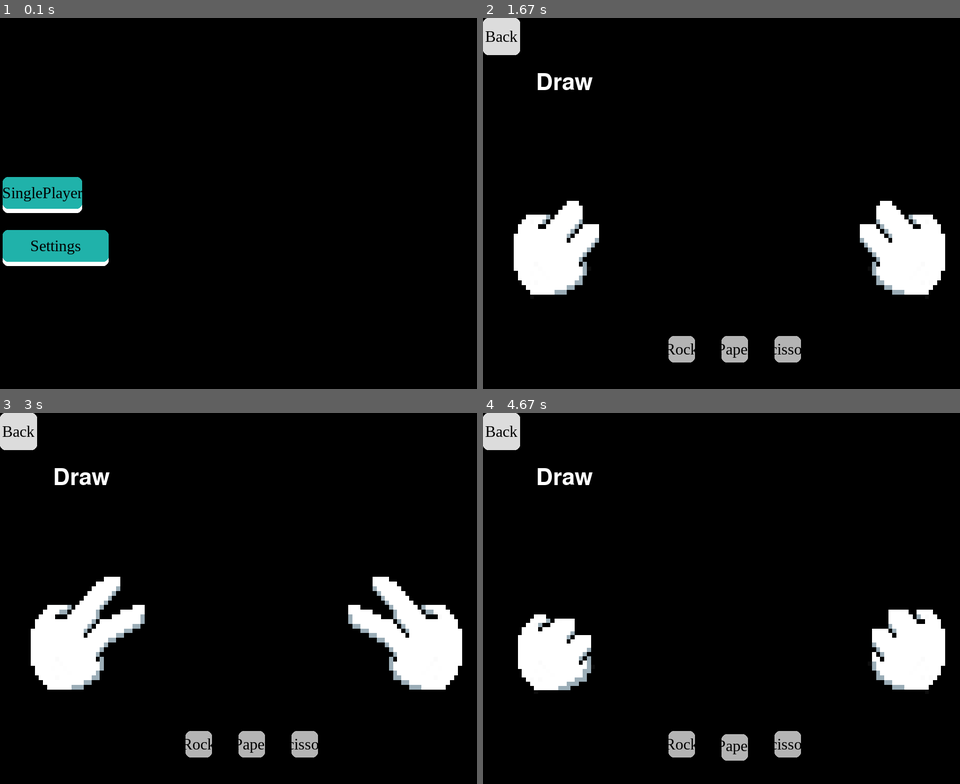
Above: before the commit, frames 1-4 (two rows, left to right).
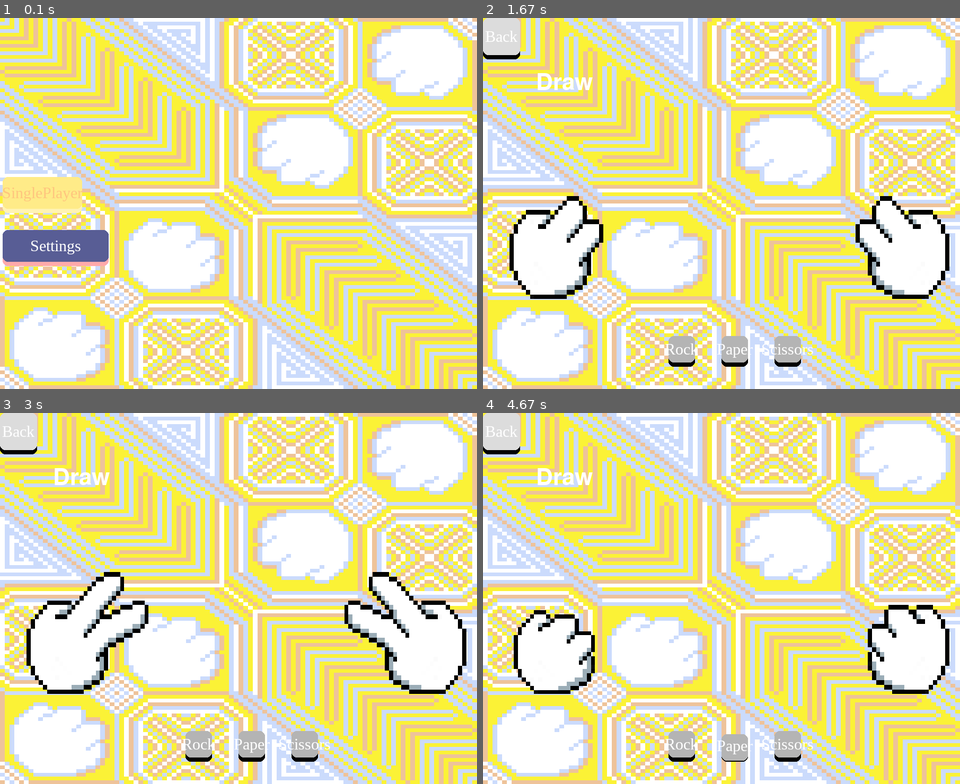
Above: after the commit, the same moments.

Repository: daoduylam2008/RockPaperScissoPygame
Game: pygame game, started from test1.py
Two runs of this game, one before a commit and one after it. Both use one fixed random seed, a clock stepped at 60 frames per second and the inputs below.
Inputs:
- Up to frame 1 (0.1 s): no input
- Up to frame 2 (1.67 s): click "SinglePlayer" at 0.38 s; click "Rock" at 0.72 s; click "Paper" at 1.05 s; click "Scissors" at 1.38 s
- Up to frame 3 (3 s): click "Scissors" at 1.72 s
- Up to frame 4 (4.67 s): click "Rock" at 3.15 s; click "Paper" at 4.58 s

The runs differ from the first frame. In frame 1, 100% of the frame differs, in the area x 0-100%, y 0-100%; in frame 2, 90%; in frame 3, 88%; in frame 4, 91%.

Commit message:
update+ optimize

Diff:
--- a/test1.py
+++ b/test1.py
@@ -31,35 +31,59 @@
         self.width = width
         self.height = height
 
-        self.button_singleplay = uix.Button(surface, (self.width//160,300, 150, 60),text = 'SinglePlayer',color= (32,178,170),bottom_rect_color=(255,255,255))
-        self.button_setting = uix.Button(surface,(self.width//160,400,200,60),text = 'Settings',color= (32,178,170),bottom_rect_color=(255,255,255))
+        self.button_singleplay = uix.Button(surface, (self.width//160,300, 150, 60),text = 'SinglePlayer',color= (255,235,136),bottom_rect_color=(255,243,180),text_color = (255,197,126))
+        self.button_setting = uix.Button(surface,(self.width//160,400,200,60),text = 'Settings',color= (88,93,149),bottom_rect_color=(255,170,170))
 
         self.groupWidget = uix.GroupWidget()
         self.groupWidget.widgets.append(self.button_singleplay)
         self.groupWidget.widgets.append(self.button_setting)
+
+
     def create_widgets(self):
         self.groupWidget.create_widget()
 
     def update(self,events):
         self.groupWidget.update(events)
+    def Background(self,surface):
+        self.background = uix.Image(surface,'data/background.png',(0,0,0,0))
+        self.background.image = pygame.transform.scale(self.background.image,(surface.get_width(),surface.get_height()))
+        self.background.rect = self.background.image.get_rect(center = self.background.surface.get_rect().center)
+        self.background.create()
 
 
 class SinglePlayerView:
-    def __init__(self,surface,width,height):
+    def __init__(self,surface,width,height,on_press_action_list = []):
         self.width = width
         self.height = height
+
+        self.on_press_action_list = on_press_action_list
+
 
         self.button_rock = uix.Button(surface,(350,600,50,50),'Rock',(180,180,180),(120,120,120))
         self.button_paper = uix.Button(surface,(450,600,50,50),'Paper',(180,180,180),(120,120,120))
         self.button_scissors = uix.Button(surface,(550,600,50,50),'Scissors',(180,180,180),(120,120,120))
         self.button_back = uix.Button(surface,(0,0,70,70),'Back',(220,220,220),(95,95,95))
 
+        self.list_button_singlePlayer = [
+            self.button_rock,
+            self.button_paper,
+            self.button_scissors,
+            self.button_back
+        ]
 
         self.groupWidget_single = uix.GroupWidget()
-        self.groupWidget_single.widgets.append(self.button_rock)
-        self.groupWidget_single.widgets.append(self.button_paper)
-        self.groupWidget_single.widgets.append(self.button_scissors)
-        self.groupWidget_single.widgets.append(self.button_back)
+        for i in self.list_button_singlePlayer:
+            self.groupWidget_single.widgets.append(i)
+
+        self.on_press_action()
+    def on_press_action(self):
+        for i in self.list_button_singlePlayer:
+            match i:
+                case self.button_rock: self.button_rock.on_press_action = self.on_press_action_list[0]
+                case self.button_paper: self.button_paper.on_press_action = self.on_press_action_list[1]
+                case self.button_scissors: self.button_scissors.on_press_action = self.on_press_action_list[2]
+                case self.button_back: self.button_back.on_press_action = self.on_press_action_list[3]
+
 
     def create_widgets(self):
         self.groupWidget_single.create_widget()
@@ -78,7 +102,7 @@
         pass
     def update(self,events):
         pass
-class RockPaperScissor(MenuView):
+class RockPaperScissor:
     def __init__(self):
         self.width = 900
         self.height = 700
@@ -92,14 +116,12 @@
             'Settings Menu': False,
             'Back': True
         }
-        self.gameplay = {
-            'Rock': False,
-            'Paper': False,
-            'Scissors': False
-        }
         self.playerChoice = ''
+
+
         self.imageBot_choice_list = []
-        self.who_win = ['Fight']
+        self.who_win = 'Fight'
+        self.clicked = False
 
 
         # Main widgets which contain all widget on screen but at first it's empty
@@ -114,24 +136,22 @@
         self.menuView = MenuView(self.screen,self.width,self.height)
         self.menuView.button_singleplay.on_press_action = self.single_play
 
-        self.singlePlayerView = SinglePlayerView(self.screen,self.width,self.height)
-        self.singlePlayerView.button_back.on_press_action = self.back
-        self.singlePlayerView.button_rock.on_press_action = self.rock
-        self.singlePlayerView.button_paper.on_press_action = self.paper
-        self.singlePlayerView.button_scissors.on_press_action = self.scissors
-
-
-        self.imagePlayer = uix.ImageAnimation(self.screen,rect = (50,300,100,100),imageFolder = 'data/scissors_animation/',scale = (230,230),flip = False)
-        self.imageBot = uix.ImageAnimation(self.screen,rect = (650,300,100,100),imageFolder = 'data/scissors_animation/',scale = (230,230),flip = True)
-
+        self.singlePlayerView = SinglePlayerView(self.screen,self.width,self.height,[self.rock,self.paper,self.scissors,self.back])
+
+
+
+        self.imagePlayer = uix.ImageAnimation(self.screen,rect = (50,300,100,100),imageFolder = 'data/scissors_animation/',scale = (230,230),flip = False,fps = 30)
+        self.imageBot = uix.ImageAnimation(self.screen,rect = (650,300,100,100),imageFolder = 'data/scissors_animation/',scale = (230,230),flip = True,fps = 60)
+
+        #Text who will win
         self.who_will_win = uix.Text(self.screen,(100,100,50,50),size = 64,color = (255,255,255))
+
 
     def run(self):
 
         while True:
             # Fill the screen with BLACK instead of an empty screen
-            self.screen.fill('black')
-
+            self.menuView.Background(self.screen)
             # Event
             events = pygame.event.get()
             for event in events:
@@ -140,10 +160,6 @@
 
 
 
-
-
-
-
             if self.view['SinglePlay Menu']:
                 self.singlePlayerView.create_widgets()
                 self.singlePlayerView.update(events)
@@ -153,11 +169,12 @@
 
 
 
-                if any(self.gameplay.values()):
+                if self.clicked:
+                    self.imagePlayer.update(events)
                     self.imageBot.update(events)
-                    self.imagePlayer.update(events)
-
-                self.who_will_win.create(self.who_win[-1])
+
+
+                self.who_will_win.create(self.who_win)
             elif self.view['Main Menu']:
                 self.menuView.create_widgets()
                 self.menuView.update(events)
@@ -178,39 +195,27 @@
     def multiplayer_play(self):
         pass
     def rock(self):
-        self.gameplay['Rock'] = True
-        self.gameplay['Paper'] = False
-        self.gameplay['Scissors'] = False
-        self.imagePlayer.imageFolder = 'data/rock_animation/'
         self.playerChoice = 'Rock'
-        self.rpg_clicked()
-        self.who_win = self.who_want_win_rock()
+        self.which_button_rpg_clicked()
 
     def paper(self):
-        self.gameplay['Rock'] = False
-        self.gameplay['Paper'] = True
-        self.gameplay['Scissors'] = False
-        self.imagePlayer.imageFolder = 'data/paper_animation/'
         self.playerChoice = 'Paper'
-        self.rpg_clicked()
-
-        self.who_win=self.who_want_win_paper()
+        self.which_button_rpg_clicked()
+
+
     def scissors(self):
-        self.gameplay['Rock'] = False
-        self.gameplay['Paper'] = False
-        self.gameplay['Scissors'] = True
-        self.imagePlayer.imageFolder = 'data/scissors_animation/'
-
         self.playerChoice = 'Scissors'
-
-        self.rpg_clicked()
-
-        self.who_win=self.who_want_win_scissors()
-
-    def rpg_clicked(self):
+        self.which_button_rpg_clicked()
+
+
+    def which_button_rpg_clicked(self):
+        self.clicked = True
+
         self.imageBot._imageSprite.returnIndex()
         self.imagePlayer._imageSprite.returnIndex()
+
         self.imageBot_choice = random.randint(1,3)
+
 
         self.imageBot_choice_list.append(self.imageBot_choice)
         self.imageBot_choice_list = self.imageBot_choice_list[-1:]
@@ -223,41 +228,31 @@
                 self.imageBot.imageFolder = 'data/scissors_animation/'
             case 3:
                 self.imageBot.imageFolder = 'data/paper_animation/'
-
-
-    def who_want_win_rock(self):
-        if self.imageBot_choice_list[-1] == 1:
-            self.who_win.append('Draw')
-        if self.imageBot_choice_list[-1] == 2:
-            self.who_win.append('Win')
-        if self.imageBot_choice_list[-1] ==3:
-            self.who_win.append('Lose')
-
-        self.who_win = self.who_win[-1:]
-
-        return self.who_win
-
-    def who_want_win_paper(self):
-        if self.imageBot_choice_list[-1] == 1:
-            self.who_win.append('Win')
-        if self.imageBot_choice_list[-1] == 2:
-            self.who_win.append('Lose')
-        if self.imageBot_choice_list[-1] ==3:
-            self.who_win.append('Draw')
-
-        self.who_win = self.who_win[-1:]
-        return self.who_win
-
-    def who_want_win_scissors(self):
-        if self.imageBot_choice_list[-1] == 1:
-            self.who_win.append('Lose')
-        if self.imageBot_choice_list[-1] == 2:
-            self.who_win.append('Draw')
-        if self.imageBot_choice_list[-1] ==3:
-            self.who_win.append('Win')
-
-        self.who_win = self.who_win[-1:]
-        return self.who_win
+        match self.playerChoice:
+            case 'Paper':
+                self.imagePlayer.imageFolder = 'data/paper_animation/'
+                if self.imageBot_choice_list[-1] == 1:
+                    self.who_win = 'Win'
+                if self.imageBot_choice_list[-1] == 2:
+                    self.who_win = 'Lose'
+                if self.imageBot_choice_list[-1] == 3:
+                    self.who_win = 'Draw'
+            case 'Rock':
+                self.imagePlayer.imageFolder = 'data/rock_animation/'
+                if self.imageBot_choice_list[-1] == 1:
+                    self.who_win = 'Draw'
+                if self.imageBot_choice_list[-1] == 2:
+                    self.who_win = 'Win'
+                if self.imageBot_choice_list[-1] == 3:
+                    self.who_win = 'Lose'
+            case 'Scissors':
+                self.imagePlayer.imageFolder = 'data/scissors_animation/'
+                if self.imageBot_choice_list[-1] == 1:
+                    self.who_win = 'Lose'
+                if self.imageBot_choice_list[-1] == 2:
+                    self.who_win = 'Draw'
+                if self.imageBot_choice_list[-1] == 3:
+                    self.who_win = 'Win'
 
 
 
--- a/uix/__init__.py
+++ b/uix/__init__.py
@@ -75,7 +75,7 @@
                  color=(180, 180, 180),
                  on_touch_color=(150, 150, 150),
                  bottom_rect_color=(0,0,0),
-                 text_color=(0, 0, 0),
+                 text_color=(255, 255, 255),
                  on_press_action=...,
                  on_touch_action=...,
                  button=1,
@@ -281,7 +281,7 @@
                  path,
                  pos: tuple,
                  view=None,
-                 animation=None,
+                 animation=None
                  ):
         super().__init__(surface, pos)
         self.view = view
@@ -289,15 +289,13 @@
         self._resizable = False
         self.path = path
 
+
         self.image = _pygame.image.load(self.path).convert_alpha()
 
         self.action = None
 
     def create(self):
-        self.surface.blit(self.image, self.rect)
-
-    #def resizable(self):
-        #self._resizable = False
+        self.surface.blit(self.image,self.rect)
 
 
     def scaleToFill(self, view="surface"):
@@ -324,13 +322,15 @@
 
 
 class _SpriteImage(_Sprite):
-    def __init__(self, imageFolder, rect,scale,flip):
+    def __init__(self, imageFolder, rect,scale,flip,fps):
         self.clock = pygame.time.Clock()
 
         super(_SpriteImage, self).__init__()
 
         self.imageFolder = os.listdir(imageFolder)
         self.images = []
+
+        self.fps = fps
 
         self.scale = scale
         self.flip = flip
@@ -351,7 +351,7 @@
     def update(self,imageFolder):
 
 
-        self.clock.tick(30)
+        self.clock.tick(self.fps)
 
         self.images.clear()
         self.imageFolder = os.listdir(imageFolder)
@@ -361,18 +361,21 @@
             self.img = pygame.transform.flip(self.img,self.flip,False)
             self.images.append(self.img)
 
+
         self.index += 0.2
 
         if self.index >= len(self.images):
-            self.index = len(self.images) -1
+            self.index = len(self.images)-1
         self.image = self.images[int(self.index)]
+
+
     def returnIndex(self):
         self.index = 0
 
 
 
 class ImageAnimation(Widget):
-    def __init__(self, surface, rect=None, imageFolder=None,scale = None,flip = None):
+    def __init__(self, surface, rect=None, imageFolder=None,scale = None,flip = None,fps = None):
         super().__init__(surface, rect)
 
         if imageFolder is None:
@@ -380,7 +383,8 @@
         self.imageFolder = imageFolder
         self.scale = scale
         self.flip = flip
-        self._imageSprite = _SpriteImage(self.imageFolder, self.rect,scale = self.scale,flip = self.flip)
+        self.fps = fps
+        self._imageSprite = _SpriteImage(self.imageFolder, self.rect,scale = self.scale,flip = self.flip,fps = self.fps)
         self._groupSprite = pygame.sprite.Group(self._imageSprite)
 
     def update(self, events):
